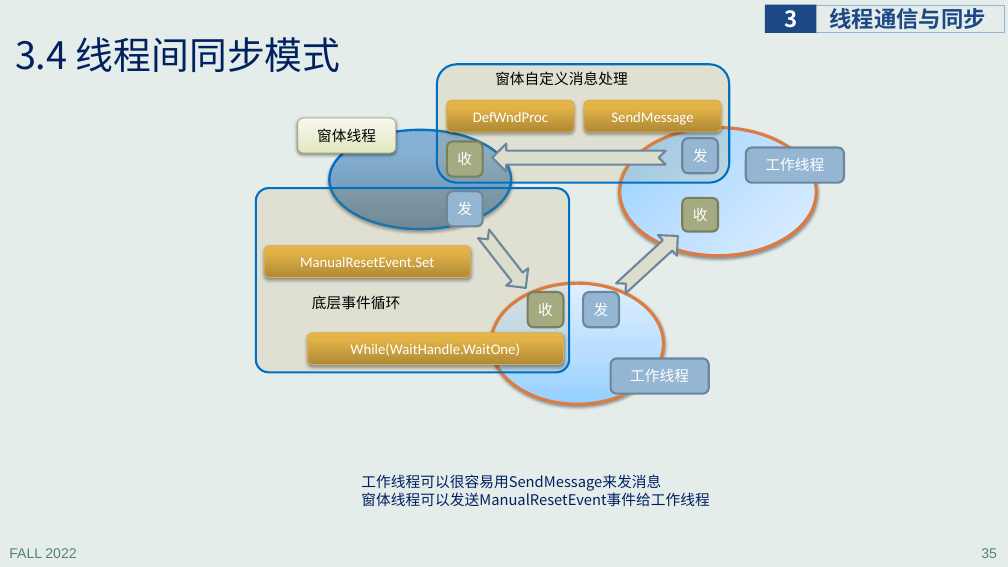
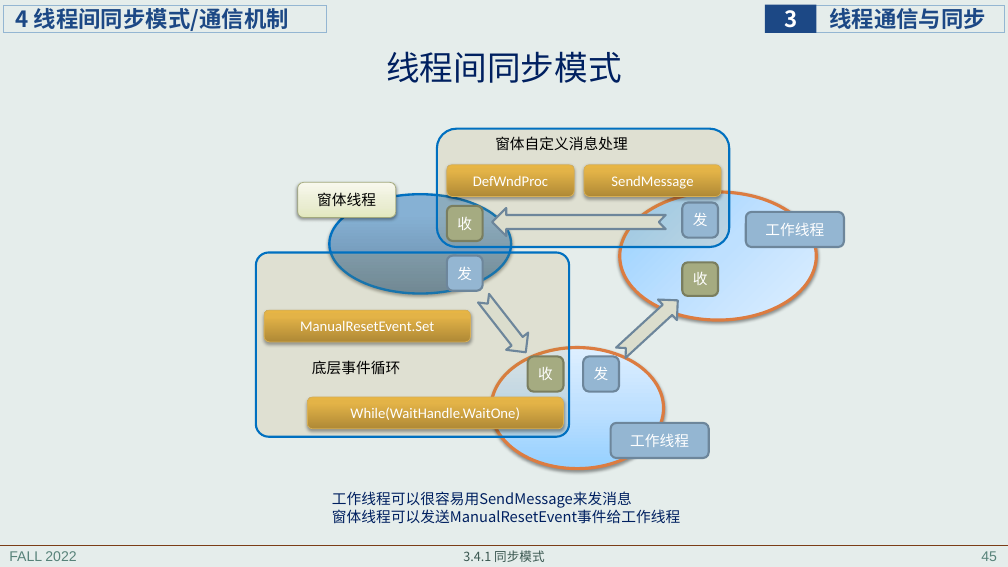
Before and after one commit to principleWindows/win-principle-2022, a slide deck: slide 45 of slides/instruction/principleWindows_3.pptx (slide 35 before the commit). Drawn at 1008x567 pixels with LibreOffice and Linux fonts; fonts in the diff are those of the drawing. Boxes give left, top, right and bottom in pixels: in the first picture for what was removed or moved away, otherwise in the second. Text is boxed around its words. In the diff, an @@ line names an element or a change of style, - is before the commit and + after.

```diff
--- a/slides/instruction/principleWindows_3.pptx
+++ b/slides/instruction/principleWindows_3.pptx
@@ rectangle added at box(4, 5, 327, 33), outline #94B6D2 0.75 pt, 21.3 pt, text #1C4885, bold @@
+4 线程间同步模式/通信机制
@@ title at box(386, 51, 621, 83): text changed; size 36 to 32 pt @@
-3.4 线程间同步模式
+线程间同步模式
@@ 15 rounded rectangles, 3 ellipses, 3 notched right arrows, 2 texts: place and size @@
-15 rounded rectangles, 3 ellipses, 3 notched right arrows, 2 texts at box(256, 64, 845, 405)
+15 rounded rectangles, 3 ellipses, 3 notched right arrows, 2 texts at box(256, 129, 845, 469)
@@ text "工作线程可以很容易用SendMessage来发消息": place and size @@
-text "工作线程可以很容易用SendMessage来发消息" at box(361, 474, 709, 507)
+text "工作线程可以很容易用SendMessage来发消息" at box(332, 491, 680, 524)
@@ line added from (0, 545) to (1008, 545), #7B3D17 0.5 pt @@
@@ text added at box(463, 550, 544, 562), 12 pt, text #3A5750 @@
+3.4.1 同步模式
@@ page number removed at box(981, 548, 997, 558) @@
-35
@@ page number added at box(981, 551, 997, 561), 13.3 pt, text #578279 @@
+45
```
Also in this commit, not shown: 52 other slides changed, 19 slides added, 1 slide removed, 7 other files.
